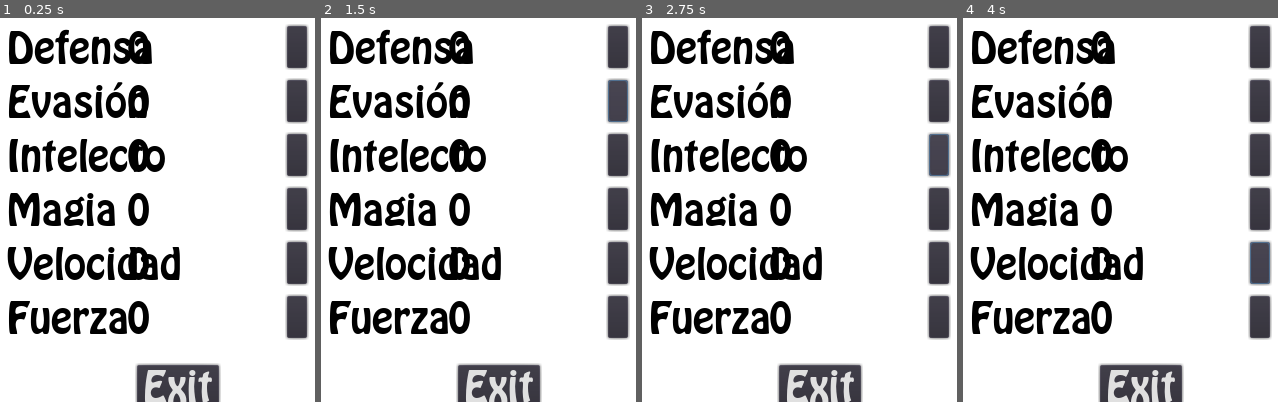
Above: before the commit, frames 1-4 (left to right).
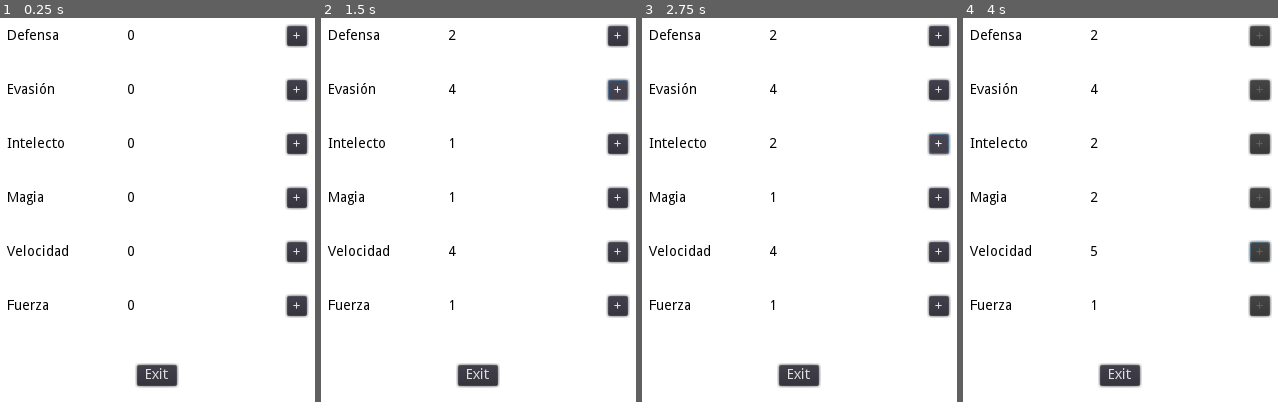
Above: after the commit, the same moments.

Repository: fresnohernandez99/socket-game
Game: Godot game, scene res://scenes/ui/EndCombatScene.tscn
The game is run twice, just before and just after one commit, with the same random seed, the same clock (stepped at 60 frames per second) and the same inputs. This scene is started directly instead of the project's main scene.
Inputs:
- Up to frame 1 (0.25 s): no input
- Up to frame 2 (1.5 s): click "+" at 0.5 s; click "+" at 1.25 s
- Up to frame 3 (2.75 s): click "+" at 2 s
- Up to frame 4 (4 s): click "+" at 2.75 s; click "+" at 3.5 s

The runs differ from the first frame. In frame 1, 19% of the frame differs, in the area x 2-99%, y 2-100%; in frame 2, 19%; in frame 3, 19%; in frame 4, 19%.
Error before the commit: Unable to iterate on object of type 'Nil'. (res://scenes/ui/EndCombatScene.gd:19)
Error after the commit: Unable to iterate on object of type 'Nil'. (res://scenes/ui/EndCombatScene.gd:29)

Commit message:
funcionamiento de la escena end match

Diff:
--- a/project.godot
+++ b/project.godot
@@ -59,7 +59,6 @@
 [gui]
 
 common/drop_mouse_on_gui_input_disabled=true
-theme/custom_font="res://assets/fonts/basic_font_16.tres"
 
 [physics]
 
--- a/scenes/ui/EndCombatScene.gd
+++ b/scenes/ui/EndCombatScene.gd
@@ -10,12 +10,22 @@
 onready var pointsLabel5 = $Control/VBoxContainer/Stat5/StatPoint
 onready var pointsLabel6 = $Control/VBoxContainer/Stat6/StatPoint
 
+onready var pointBtn1 = $Control/VBoxContainer/Stat1/Button1
+onready var pointBtn2 = $Control/VBoxContainer/Stat2/Button2
+onready var pointBtn3 = $Control/VBoxContainer/Stat3/Button3
+onready var pointBtn4 = $Control/VBoxContainer/Stat4/Button4
+onready var pointBtn5 = $Control/VBoxContainer/Stat5/Button5
+onready var pointBtn6 = $Control/VBoxContainer/Stat6/Button6\
+
+
+var stats
 var uLose = false
 var heroAgainst
 
-var talentPoints = 0
+var talentPoints = 5
 
 func _ready():
+	stats = Persistence.data.hero.stats
 	for p in RoomInfo.roundResult:
 		if p.hero.lifePointsLose > p.hero.lifePoints:
 			if p.hero.id == Persistence.data.hero.id:
@@ -49,4 +59,64 @@
 	return lvDiference * 20
 
 func updateUi():
-	pass
+	pointsLabel1.text = str(stats[0].value)
+	pointsLabel2.text = str(stats[1].value)
+	pointsLabel3.text = str(stats[2].value)
+	pointsLabel4.text = str(stats[3].value)
+	pointsLabel5.text = str(stats[4].value)
+	pointsLabel6.text = str(stats[5].value)
+	if talentPoints == 0:
+		pointBtn1.disabled = true
+		pointBtn2.disabled = true
+		pointBtn3.disabled = true
+		pointBtn4.disabled = true
+		pointBtn5.disabled = true
+		pointBtn6.disabled = true
+
+
+func _on_Button1_pressed():
+	if talentPoints != 0:
+		talentPoints = talentPoints-1
+		stats[0].value = stats[0].value+1
+		updateUi()
+
+
+func _on_Button2_pressed():
+	if talentPoints != 0:
+		talentPoints = talentPoints-1
+		stats[1].value = stats[1].value+1
+		updateUi()
+
+
+func _on_Button3_pressed():
+	if talentPoints != 0:
+		talentPoints = talentPoints-1
+		stats[2].value = stats[2].value+1
+		updateUi()
+
+
+func _on_Button4_pressed():
+	if talentPoints != 0:
+		talentPoints = talentPoints-1
+		stats[3].value = stats[3].value+1
+		updateUi()
+
+
+func _on_Button5_pressed():
+	if talentPoints != 0:
+		talentPoints = talentPoints-1
+		stats[4].value = stats[4].value+1
+		updateUi()
+
+
+func _on_Button6_pressed():
+	if talentPoints != 0:
+		talentPoints = talentPoints-1
+		stats[5].value = stats[5].value+1
+		updateUi()
+
+
+func _on_ExitBtn_pressed():
+	Persistence.save_data()
+	get_tree().change_scene("res://scenes/gui/RoomList.tscn")
+	pass # Replace with function body.
--- a/scenes/ui/EndCombatScene.tscn
+++ b/scenes/ui/EndCombatScene.tscn
@@ -67,7 +67,7 @@
 custom_colors/font_color = Color( 0, 0, 0, 1 )
 text = "0"
 
-[node name="Button" type="Button" parent="Control/VBoxContainer/Stat1"]
+[node name="Button1" type="Button" parent="Control/VBoxContainer/Stat1"]
 anchor_left = 1.0
 anchor_top = 0.5
 anchor_right = 1.0
@@ -102,7 +102,7 @@
 custom_colors/font_color = Color( 0, 0, 0, 1 )
 text = "0"
 
-[node name="Button" type="Button" parent="Control/VBoxContainer/Stat2"]
+[node name="Button2" type="Button" parent="Control/VBoxContainer/Stat2"]
 anchor_left = 1.0
 anchor_top = 0.5
 anchor_right = 1.0
@@ -137,7 +137,7 @@
 custom_colors/font_color = Color( 0, 0, 0, 1 )
 text = "0"
 
-[node name="Button" type="Button" parent="Control/VBoxContainer/Stat3"]
+[node name="Button3" type="Button" parent="Control/VBoxContainer/Stat3"]
 anchor_left = 1.0
 anchor_top = 0.5
 anchor_right = 1.0
@@ -172,7 +172,7 @@
 custom_colors/font_color = Color( 0, 0, 0, 1 )
 text = "0"
 
-[node name="Button" type="Button" parent="Control/VBoxContainer/Stat4"]
+[node name="Button4" type="Button" parent="Control/VBoxContainer/Stat4"]
 anchor_left = 1.0
 anchor_top = 0.5
 anchor_right = 1.0
@@ -207,7 +207,7 @@
 custom_colors/font_color = Color( 0, 0, 0, 1 )
 text = "0"
 
-[node name="Button" type="Button" parent="Control/VBoxContainer/Stat5"]
+[node name="Button5" type="Button" parent="Control/VBoxContainer/Stat5"]
 anchor_left = 1.0
 anchor_top = 0.5
 anchor_right = 1.0
@@ -242,12 +242,20 @@
 custom_colors/font_color = Color( 0, 0, 0, 1 )
 text = "0"
 
-[node name="Button" type="Button" parent="Control/VBoxContainer/Stat6"]
-anchor_left = 1.0
-anchor_top = 0.5
-anchor_right = 1.0
-anchor_bottom = 0.5
-margin_left = -20.0
-margin_top = -10.0
-margin_bottom = 10.0
-text = "+"
+[node name="Button6" type="Button" parent="Control/VBoxContainer/Stat6"]
+anchor_left = 1.0
+anchor_top = 0.5
+anchor_right = 1.0
+anchor_bottom = 0.5
+margin_left = -20.0
+margin_top = -10.0
+margin_bottom = 10.0
+text = "+"
+
+[connection signal="pressed" from="Control/ExitBtn" to="." method="_on_ExitBtn_pressed"]
+[connection signal="pressed" from="Control/VBoxContainer/Stat1/Button1" to="." method="_on_Button1_pressed"]
+[connection signal="pressed" from="Control/VBoxContainer/Stat2/Button2" to="." method="_on_Button2_pressed"]
+[connection signal="pressed" from="Control/VBoxContainer/Stat3/Button3" to="." method="_on_Button3_pressed"]
+[connection signal="pressed" from="Control/VBoxContainer/Stat4/Button4" to="." method="_on_Button4_pressed"]
+[connection signal="pressed" from="Control/VBoxContainer/Stat5/Button5" to="." method="_on_Button5_pressed"]
+[connection signal="pressed" from="Control/VBoxContainer/Stat6/Button6" to="." method="_on_Button6_pressed"]
--- a/scripts/engine/ClassHandler.gd
+++ b/scripts/engine/ClassHandler.gd
@@ -143,7 +143,7 @@
 	while(cont < classes[positionOfClass].poweredStat.size()):
 		var actualStatToBoost = classes[positionOfClass].poweredStat[cont]
 
-		var pointsToSplit = [ 1, 1.5, 2]
+		var pointsToSplit = [ 1, 2, 3]
 		var pointsToSplitSelected = pointsToSplit[int(rand_range(0, pointsToSplit.size()))]
 
 		var cont2 = 0
